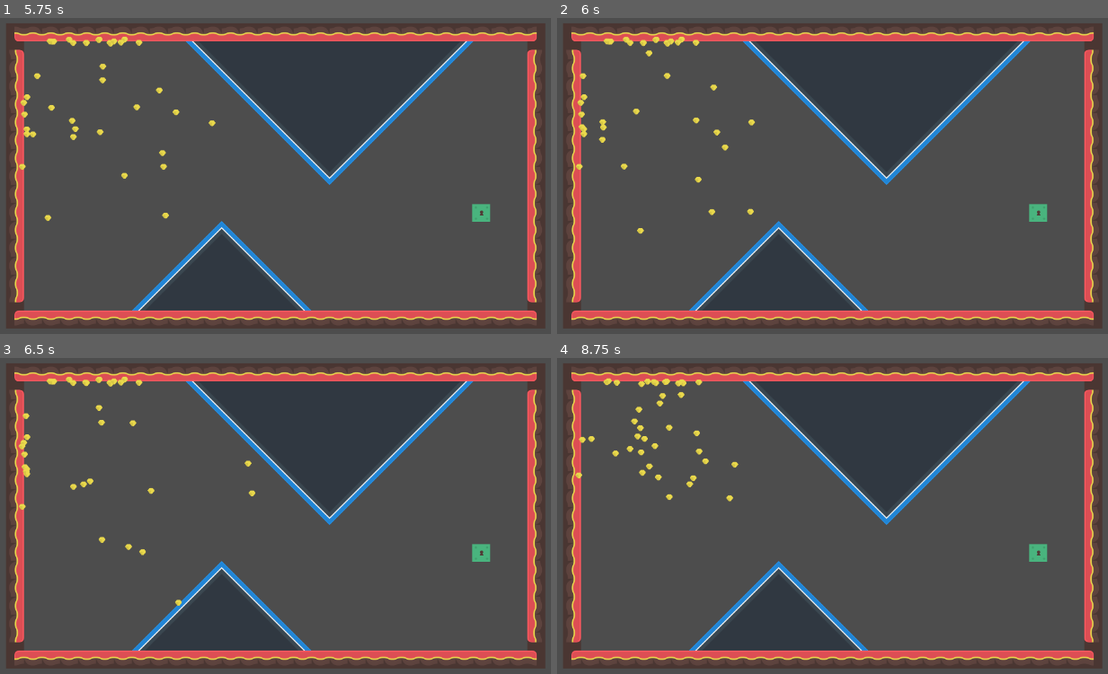
Above: before the commit, frames 1-4 (two rows, left to right).
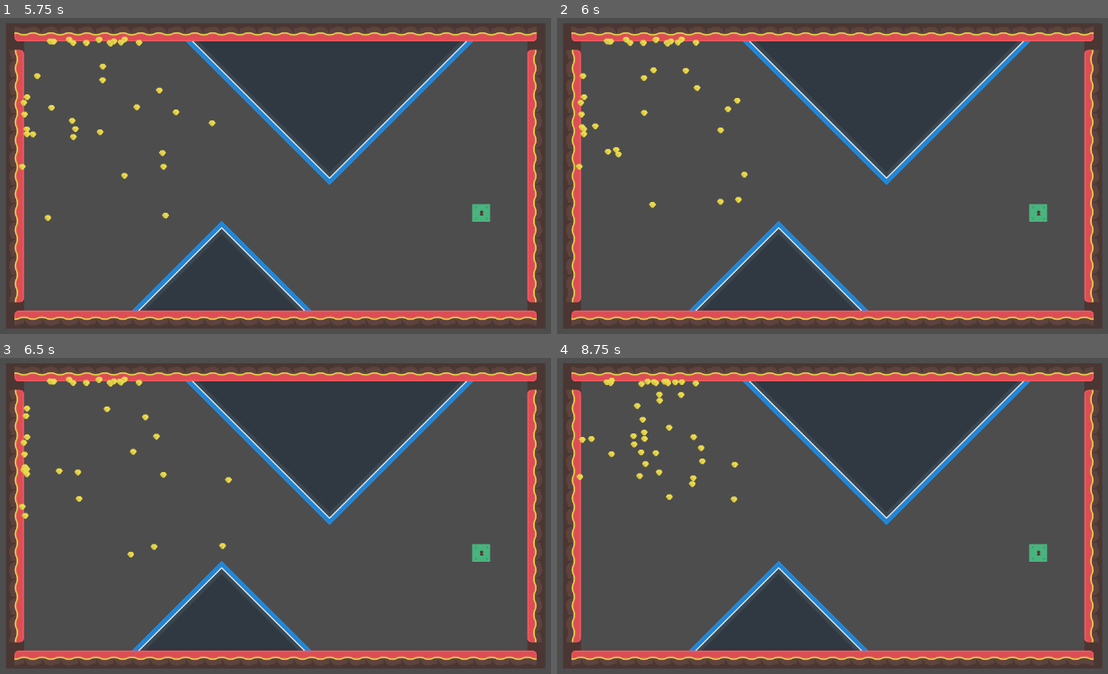
Above: after the commit, the same moments.

Repository: AliClark2023/GATraversal
Game: Godot game, scene res://Scenes/simulation.tscn
The game is run twice, just before and just after one commit, with the same random seed, the same clock (stepped at 60 frames per second) and the same inputs.
Inputs:
- Up to frame 1 (5.75 s): no input
- Up to frame 2 (6 s): no input
- Up to frame 3 (6.5 s): no input
- Up to frame 4 (8.75 s): no input

Frame 1 is identical in both runs. In frame 2, 0.6% of the frame differs, in the area x 6-36%, y 10-69%; in frame 3, 0.6%; in frame 4, 0.7%, in the area x 3-33%, y 6-46%.

Commit message:
Single point cross working

Diff:
--- a/Scenes/simulation.gd
+++ b/Scenes/simulation.gd
@@ -31,6 +31,7 @@
 		# selection, crossover and mutation methods
 		# method testing
 		selectStrong()
+		singlePCross()
 		#selectWeak()
 		for i in spawnAmount:
 			var creature := preload("res://Scenes/creature.tscn").instantiate()
@@ -123,7 +124,7 @@
 # selection functions
 # strongest survive
 func selectStrong() -> void:
-	for i in Global.previousGen.size():
+	for i in spawnAmount:
 		var distPercent: float = (distanceToGoal - Global.previousGen[i][1]) / distanceToGoal
 		#print("global fitness" + str(Global.previousGen[i][1]))
 		# strongest genome
@@ -141,7 +142,7 @@
 			pass
 # some weak survive (50% of the weak), change to UI variable
 func selectWeak() -> void:
-	for i in Global.previousGen.size():
+	for i in spawnAmount:
 		var distPercent: float = (distanceToGoal - Global.previousGen[i][1]) / distanceToGoal
 		#print("global fitness" + str(Global.previousGen[i][1]))
 		# strongest genome
@@ -164,8 +165,30 @@
 			pass
 	pass
 
-# cross-over functions
+# cross-over functions (spawn amount and arrays need to be even numbered)
 func singlePCross() -> void:
+	for i in range(0, spawnAmount, 2):
+		# assiging parents
+		var parent1 = Global.nextGen[i][0]
+		var parent2 = Global.nextGen[i+1][0]
+		var child1 =  parent1.duplicate(true)
+		var child2 = parent2.duplicate(true)
+
+		# crossover point is around halfway along genome (adjust through UI)
+		for j in range(Global.genomeSize/2, Global.genomeSize):
+			var par1 = parent1[j]
+			var par2 = parent2[j]
+
+			child1[j] = par2
+			child2[j] = par1
+			#print("child1" + str(child1[j]))
+			#print("child2" + str(child2[j]))
+			pass
+
+		# writing child to next gen array
+		Global.nextGen[i][0] = child1
+		Global.nextGen[i+1][0] = child2
+		pass
 	pass
 
 func multiPCross() -> void:
